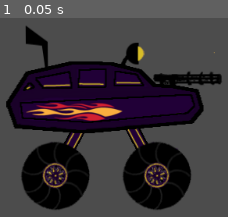
Above: before the commit, frame 1.
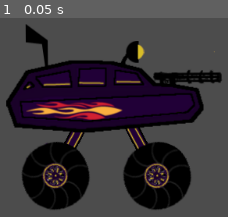
Above: after the commit, the same moment.

Repository: YanivOr/x-rover
Game: Godot game, scene res://Vehicle.tscn
Two runs of this game, one before a commit and one after it. Both use one fixed random seed, a clock stepped at 60 frames per second and the inputs below. The project has no main scene, so this scene is started directly.
Inputs:
- Up to frame 1 (0.05 s): no input

The runs differ from the first frame. In frame 1, 8.6% of the frame differs, in the area x 2-98%, y 3-94%.

Commit message:
added bumping to vehicle animation

Diff:
--- a/godot/Vehicle.tscn
+++ b/godot/Vehicle.tscn
@@ -9,30 +9,79 @@
 
 [sub_resource type="Animation" id=1]
 resource_name = "moving-1"
-length = 2.0
+length = 0.5
+loop = true
 tracks/0/type = "value"
-tracks/0/path = NodePath("wheel - r:rotation_degrees")
+tracks/0/path = NodePath("wheel - l:rotation_degrees")
 tracks/0/interp = 1
 tracks/0/loop_wrap = true
 tracks/0/imported = false
 tracks/0/enabled = true
 tracks/0/keys = {
-"times": PoolRealArray( 0, 2 ),
+"times": PoolRealArray( 0, 0.5 ),
 "transitions": PoolRealArray( 1, 1 ),
 "update": 0,
-"values": [ 0.0, 1200.0 ]
+"values": [ 0.0, 500.0 ]
 }
 tracks/1/type = "value"
-tracks/1/path = NodePath("wheel - l:rotation_degrees")
+tracks/1/path = NodePath("wheel - r:rotation_degrees")
 tracks/1/interp = 1
 tracks/1/loop_wrap = true
 tracks/1/imported = false
 tracks/1/enabled = true
 tracks/1/keys = {
-"times": PoolRealArray( 0, 2 ),
+"times": PoolRealArray( 0, 0.5 ),
 "transitions": PoolRealArray( 1, 1 ),
 "update": 0,
-"values": [ 0.0, 1200.0 ]
+"values": [ 0.0, 500.0 ]
+}
+tracks/2/type = "value"
+tracks/2/path = NodePath("exhaust:position")
+tracks/2/interp = 1
+tracks/2/loop_wrap = true
+tracks/2/imported = false
+tracks/2/enabled = true
+tracks/2/keys = {
+"times": PoolRealArray( 0, 0.1, 0.2, 0.4, 0.5 ),
+"transitions": PoolRealArray( 1, 1, 1, 1, 1 ),
+"update": 0,
+"values": [ Vector2( 399.019, 129.123 ), Vector2( 399.019, 126.123 ), Vector2( 399.019, 129.123 ), Vector2( 399.019, 126.123 ), Vector2( 399.019, 129.123 ) ]
+}
+tracks/3/type = "value"
+tracks/3/path = NodePath("chasis:position")
+tracks/3/interp = 1
+tracks/3/loop_wrap = true
+tracks/3/imported = false
+tracks/3/enabled = true
+tracks/3/keys = {
+"times": PoolRealArray( 0, 0.1, 0.2, 0.4, 0.5 ),
+"transitions": PoolRealArray( 1, 1, 1, 1, 1 ),
+"update": 0,
+"values": [ Vector2( 494, 188.735 ), Vector2( 494, 185.735 ), Vector2( 494, 188.735 ), Vector2( 494, 185.735 ), Vector2( 494, 188.735 ) ]
+}
+tracks/4/type = "value"
+tracks/4/path = NodePath("flashlight:position")
+tracks/4/interp = 1
+tracks/4/loop_wrap = true
+tracks/4/imported = false
+tracks/4/enabled = true
+tracks/4/keys = {
+"times": PoolRealArray( 0, 0.1, 0.2, 0.4, 0.5 ),
+"transitions": PoolRealArray( 1, 1, 1, 1, 1 ),
+"update": 0,
+"values": [ Vector2( 521.503, 139.78 ), Vector2( 521.503, 136.78 ), Vector2( 521.503, 139.78 ), Vector2( 521.503, 136.78 ), Vector2( 521.503, 139.78 ) ]
+}
+tracks/5/type = "value"
+tracks/5/path = NodePath("vulcan:position")
+tracks/5/interp = 1
+tracks/5/loop_wrap = true
+tracks/5/imported = false
+tracks/5/enabled = true
+tracks/5/keys = {
+"times": PoolRealArray( 0, 0.1, 0.2, 0.4, 0.5 ),
+"transitions": PoolRealArray( 1, 1, 1, 1, 1 ),
+"update": 0,
+"values": [ Vector2( 592.081, 170.817 ), Vector2( 592.081, 167.817 ), Vector2( 592.081, 170.817 ), Vector2( 592.081, 167.817 ), Vector2( 592.081, 170.817 ) ]
 }
 
 [node name="Vehicle" type="Node2D"]
@@ -47,29 +96,29 @@
 flip_h = true
 
 [node name="chasis" type="Sprite" parent="."]
-position = Vector2( 494, 188 )
+position = Vector2( 494, 186.703 )
 texture = ExtResource( 2 )
 
 [node name="exhaust" type="Sprite" parent="."]
-position = Vector2( 399.019, 129.123 )
+position = Vector2( 399.019, 127.091 )
 texture = ExtResource( 3 )
 
 [node name="flashlight" type="Sprite" parent="."]
-position = Vector2( 521.503, 139.78 )
+position = Vector2( 521.503, 137.748 )
 texture = ExtResource( 4 )
 
 [node name="vulcan" type="Sprite" parent="."]
-position = Vector2( 592.081, 170.817 )
+position = Vector2( 592.081, 168.785 )
 texture = ExtResource( 5 )
 
 [node name="wheel - r" type="Sprite" parent="."]
 position = Vector2( 553.056, 294.321 )
-rotation = 20.944
+rotation = 1.18243
 texture = ExtResource( 6 )
 
 [node name="wheel - l" type="Sprite" parent="."]
 position = Vector2( 423.056, 294.321 )
-rotation = 20.944
+rotation = 1.18243
 texture = ExtResource( 6 )
 
 [node name="AnimationPlayer" type="AnimationPlayer" parent="."]
